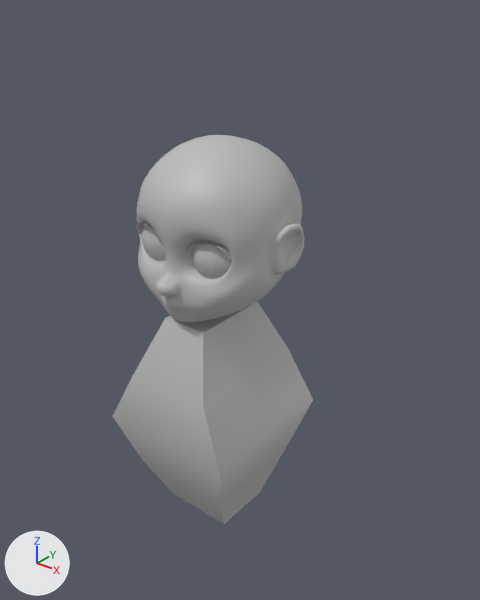
What one commit did to the FBX model 3dAssets/FriendCharacter/friendStandIn.fbx.
Before and after are seen from a 50 mm camera at (0.673, -0.716, 0.994) aimed at (0.002, 0.122, 0.474). The axes (+X, +Y, +Z) are drawn at lower left. The lights are the same throughout. Where no turn or scale is listed for an object, it has been applied to the vertices.

In view in the first picture: 'eyeLeft', 'head', 'pCube1'.
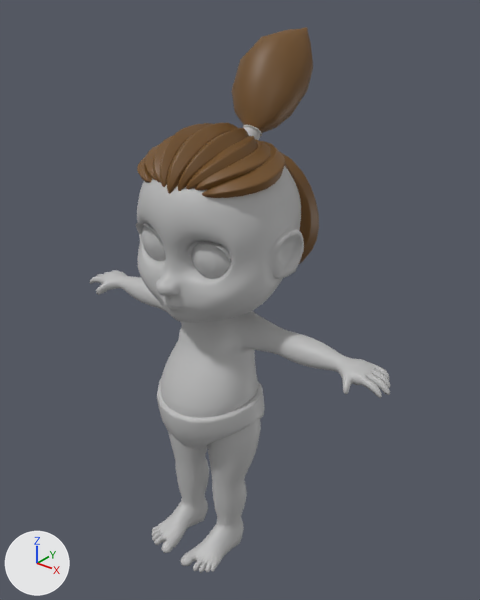
What differs and where, as boxes (x1, y1, x2, y2) in the pictures (480 x 600 px):
'friendTorso2', added: after (90, 166, 390, 418)
'pCube1', deleted: before (112, 302, 313, 524)
'head', deleted: before (137, 135, 305, 322)
'friendLegs', added: after (152, 419, 261, 573)
'friendPonyTail', added (brown): after (232, 27, 313, 133)
'hairTop', added (brown): after (145, 123, 271, 194)
'diaper', added: after (157, 379, 265, 449)
'hairpieces01', added (brown): after (137, 141, 285, 198)
'hairpieces02', added (brown): after (280, 152, 319, 264)
'hairHolder1', added: after (243, 125, 262, 140)

The change in detail:
Material 'hairMAt1' (mat_hairmat1) is new.
Its base color is (0.16, 0.0731, 0.0146) (brown #6f4c20).
Material 'skinEyesMAT1' (mat_skineyesmat1) is new.
Its base color is (0.5, 0.5, 0.5) (grey #bcbcbc).
Mesh me_mesh_1 is new.
It has 787 vertices, 776 faces and spans x -0.149..0.055, y -0.057..0.117, z -0.108..0.213.
It uses material mat_skineyesmat (grey #bcbcbc).
Mesh me_mesh_007 is new.
It has 240 vertices, 220 faces and spans x -0.0173..0.0173, y -0.0229..0.0157, z -0.0226..0.0136.
It uses material mat_skineyesmat (grey #bcbcbc).
Mesh me_mesh_005 is new.
It has 153 vertices, 144 faces and spans x -0.066..0.066, y -0.102..0.066, z -0.093..0.085.
It uses material mat_hairmat1 (brown #6f4c20).
Mesh me_mesh_010 is new.
It has 1505 vertices, 1344 faces and spans x -0.124..0.122, y -0.038..0.092, z -0.151..0.096.
It uses material mat_hairmat1 (brown #6f4c20).
Mesh me_mesh_008 is new.
It has 1505 vertices, 1344 faces and spans x -0.099..0.101, y -0.123..0.069, z -0.037..0.053.
It uses material mat_hairmat1 (brown #6f4c20).
Mesh me_mesh_006 is new.
It has 3746 vertices, 3706 faces and spans x -0.33..0.33, y -0.143..0.143, z -0.233..0.233.
Faces by material slot: [2990, 716].
It uses material mat_skineyesmat (grey #bcbcbc).
It uses material mat_skineyesmat1 (grey #bcbcbc).
Mesh me_mesh_004_1 is new.
It has 309 vertices, 288 faces and spans x -0.103..0.103, y -0.059..0.131, z 0.213..0.337.
Faces by material slot: [208, 80].
It uses material mat_lambert1 (grey #bcbcbc).
It uses material mat_skineyesmat (grey #bcbcbc).
Mesh me_mesh_009 is new.
It has 418 vertices, 364 faces and spans x -0.121..0.121, y -0.109..0.07, z -0.116..-0.067.
It uses material mat_hairmat1 (brown #6f4c20).
Object 'pCube1' (ob_pcube1) is deleted.
Object 'head' (ob_head) is deleted.
Object 'friendLegs' (ob_friendlegs) is new; it shows me_mesh_1.
Its location is (0.047, -0.023, 0.104).
Object 'hairHolder1' (ob_hairholder1) is new; it shows me_mesh_007.
Its location is (0.0, 0.155, 0.766).
Object 'friendPonyTail' (ob_friendponytail) is new; it shows me_mesh_005.
Its location is (0.0, 0.24, 0.833).
Object 'hairpieces02' (ob_hairpieces02) is new; it shows me_mesh_010.
Its location is (0.0, 0.139, 0.663).
Object 'hairTop' (ob_hairtop) is new; it shows me_mesh_008.
Its location is (0.0, 0.079, 0.74).
Object 'friendTorso2' (ob_friendtorso2) is new; it shows me_mesh_006.
Its location is (0.0, 0.068, 0.539).
Object 'diaper' (ob_diaper) is new; it shows me_mesh_004_1.
Its location is (0.0, 0.0, 0.0).
Object 'hairpieces01' (ob_hairpieces01) is new; it shows me_mesh_009.
Its location is (0.0, 0.079, 0.825).
